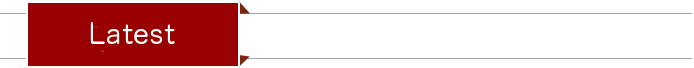
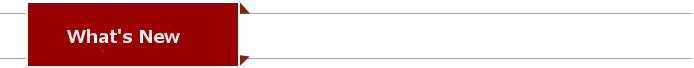
The second 694x68 image is a revision of the first. Changes to its layers:
renamed "Latest" to "What's New", painted on it over [67, 22, 180, 44]
renamed "columnists.png" to "latest.png", painted on it over [67, 22, 190, 52]
